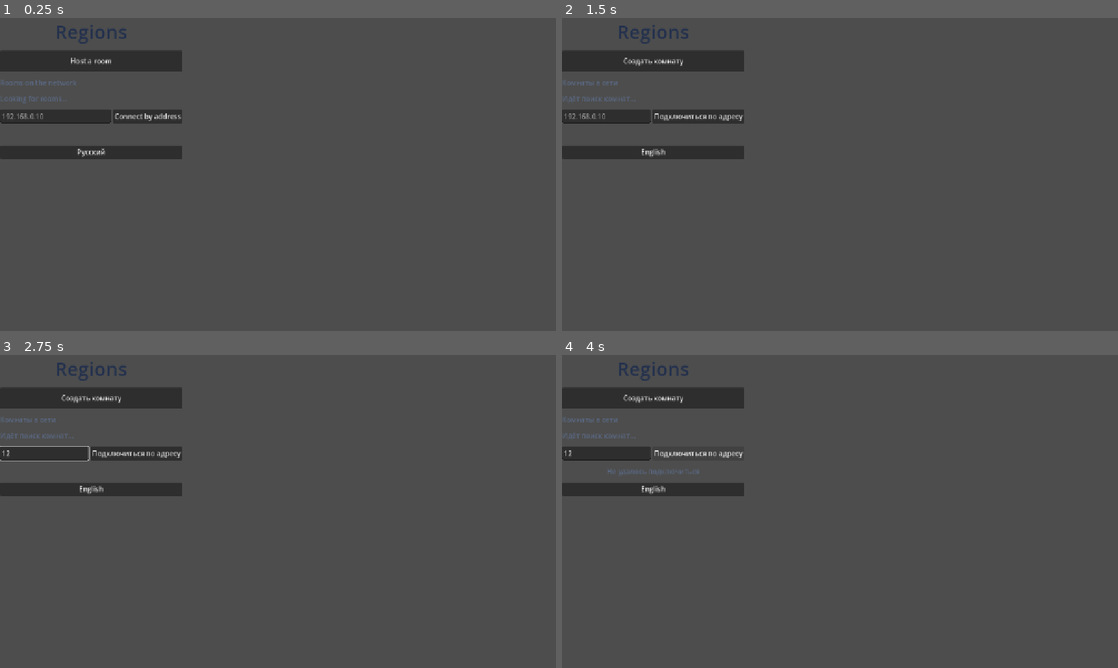
Above: before the commit, frames 1-4 (two rows, left to right).
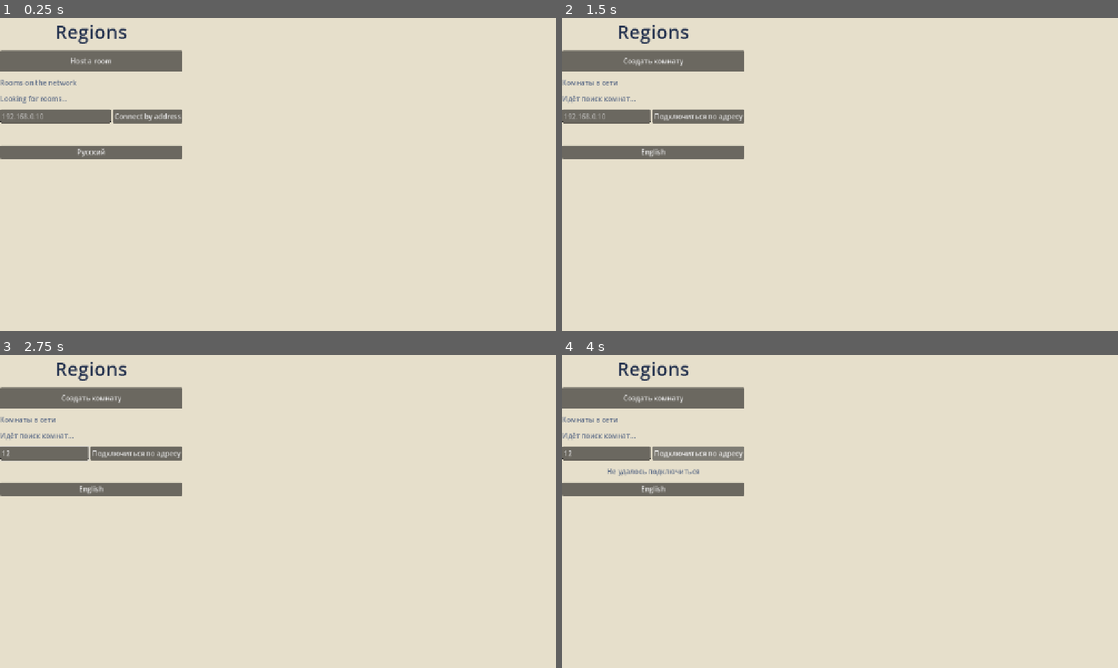
Above: after the commit, the same moments.

Repository: MatyanKass/regions-game
Game: Godot game, scene res://src/ui/main.tscn
Two runs of this game, one before a commit and one after it. Both use one fixed random seed, a clock stepped at 60 frames per second and the inputs below.
Inputs (mouse positions are in pixels of both pictures, inside the frame that each line leads up to):
- Up to frame 1 (0.25 s): no input
- Up to frame 2 (1.5 s): click (617, 115) at 0.52 s; type "12" at 0.6 s; click "Русский" at 1.25 s
- Up to frame 3 (2.75 s): click (44, 452) at 2.02 s; type "12" at 2.1 s
- Up to frame 4 (4 s): click "Создать комнату" at 2.75 s; click "Подключиться по адресу" at 3.5 s

The runs differ from the first frame. In frame 1, 100% of the frame differs, in the area x 0-100%, y 0-100%; in frame 2, 100%; in frame 3, 100%; in frame 4, 100%.

Commit message:
M4: Android build, UI polish and preview tooling
Android export preset and build scripts (APK builds and signs, 55 MB), paper
slots in the build menu so glyphs read, centred panels, stronger territory tint,
paper-coloured background. Adds a solo preview mode and a screenshot flag used to
check the look without a person at the window.

Diff:
--- a/project.godot
+++ b/project.godot
@@ -28,6 +28,13 @@
 renderer/rendering_method="gl_compatibility"
 renderer/rendering_method.mobile="gl_compatibility"
 
+; Off-map area reads as the darker edge of the sheet rather than engine grey.
+environment/defaults/default_clear_color=Color(0.902, 0.874, 0.796, 1)
+
+; Required for Android exports. The game draws with lines rather than textures, so this
+; costs nothing here beyond satisfying the exporter.
+textures/vram_compression/import_etc2_astc=true
+
 [input_devices]
 
 ; One code path for taps on a phone and clicks on a desktop during development.
--- a/src/net/net_match.gd
+++ b/src/net/net_match.gd
@@ -83,7 +83,7 @@
 	return true
 
 func leave() -> void:
-	if is_host and mode == Mode.PLAYING:
+	if is_host and mode == Mode.PLAYING and multiplayer.has_multiplayer_peer():
 		_host_closing.rpc()
 	discovery.stop_broadcast()
 	discovery.stop_listen()
@@ -101,6 +101,13 @@
 	_peer_of_player.clear()
 	_accumulator = 0.0
 
+# A match against nobody, for looking at the map while developing. It runs the very
+# same tick loop; it simply has no peer to talk to.
+func start_solo(seed_value: int) -> void:
+	leave()
+	is_host = true
+	_start_local(seed_value, 0)
+
 # --- Connection events -----------------------------------------------------------
 
 func _on_peer_connected(id: int) -> void:
@@ -207,7 +214,8 @@
 	var batch := PackedInt32Array(_pending)
 	_pending.clear()
 	_run_tick(batch, true)
-	_advance.rpc(state.tick_count, batch)
+	if multiplayer.has_multiplayer_peer():
+		_advance.rpc(state.tick_count, batch)
 	_hash_log[state.tick_count] = state.state_hash()
 	if _hash_log.size() > HASH_HISTORY:
 		var oldest: int = state.tick_count - HASH_HISTORY
@@ -264,7 +272,8 @@
 	if not is_host:
 		return
 	paused = value
-	_set_paused.rpc(value)
+	if multiplayer.has_multiplayer_peer():
+		_set_paused.rpc(value)
 	emit_signal("pause_changed", value)
 
 @rpc("authority", "call_remote", "reliable")
@@ -278,7 +287,7 @@
 	_local_focus = cell
 
 func _report_focus(delta: float) -> void:
-	if mode != Mode.PLAYING or _local_focus < 0:
+	if mode != Mode.PLAYING or _local_focus < 0 or not multiplayer.has_multiplayer_peer():
 		return
 	_focus_timer -= delta
 	if _focus_timer > 0.0:
--- a/src/ui/build_menu.gd
+++ b/src/ui/build_menu.gd
@@ -54,10 +54,24 @@
 			Balance.Building.BARRACKS, Balance.Building.MILITARY_BASE, Balance.Building.PORT]:
 		_grid.add_child(_make_slot(type))
 
+# Slots are paper on a slate frame, the way an inventory grid reads: the glyph has to
+# be dark ink on a light square or it disappears into the panel.
+static func _slot_style(bg: Color, border: Color) -> StyleBoxFlat:
+	var box := StyleBoxFlat.new()
+	box.bg_color = bg
+	box.border_color = border
+	box.set_border_width_all(2)
+	box.set_corner_radius_all(3)
+	return box
+
 func _make_slot(type: int) -> Button:
 	var data: Dictionary = Balance.BUILDINGS[type]
 	var slot := Button.new()
 	slot.custom_minimum_size = SLOT_SIZE
+	slot.add_theme_stylebox_override("normal", _slot_style(Ink.SLOT, Ink.SLOT_DARK))
+	slot.add_theme_stylebox_override("hover", _slot_style(Ink.SLOT.lightened(0.08), Ink.INK))
+	slot.add_theme_stylebox_override("pressed", _slot_style(Ink.SLOT.darkened(0.1), Ink.INK))
+	slot.add_theme_stylebox_override("disabled", _slot_style(Ink.SLOT.darkened(0.05), Ink.SLOT_DARK))
 	slot.tooltip_text = I18n.building_name(type)
 	slot.pressed.connect(func(): emit_signal("picked", type))
 
@@ -76,6 +90,7 @@
 	caption.mouse_filter = Control.MOUSE_FILTER_IGNORE
 	caption.horizontal_alignment = HORIZONTAL_ALIGNMENT_CENTER
 	caption.add_theme_font_size_override("font_size", 13)
+	caption.add_theme_color_override("font_color", Ink.INK)
 	caption.set_anchors_preset(Control.PRESET_BOTTOM_WIDE)
 	caption.offset_top = -44
 	caption.text = "%s\n%s" % [I18n.building_name(type), _price_text(data)]
--- a/src/ui/main.gd
+++ b/src/ui/main.gd
@@ -2,6 +2,8 @@
 extends Node
 
 var _screen: Node = null
+var _screenshot_path := ""
+var _shot_countdown := 45
 
 func _ready() -> void:
 	I18n.detect_language()
@@ -10,7 +12,44 @@
 	if args.has("--autoplay-host") or args.has("--autoplay-join"):
 		_start_autoplay(args.has("--autoplay-join"))
 		return
+	for arg in args:
+		if arg.begins_with("--shot="):
+			_screenshot_path = arg.substr(7)
+	if args.has("--preview") or not _screenshot_path.is_empty():
+		Net.start_solo(20260905)
+		_stock_preview()
+		return
 	_open_lobby()
+
+# Preview mode only: hand the player a small built-up region so the screenshot shows
+# what a match actually looks like instead of one empty cell.
+func _stock_preview() -> void:
+	var st := Net.state
+	if st == null:
+		return
+	var home := 0
+	for i in range(st.owner_of.size()):
+		if int(st.owner_of[i]) == 0:
+			home = i
+			break
+	var plan := [Balance.Building.HOUSE, Balance.Building.FACTORY, Balance.Building.BANK,
+		Balance.Building.MILITARY_BASE, Balance.Building.BARRACKS, Balance.Building.HOUSE]
+	var placed := 0
+	for dy in range(-1, 3):
+		for dx in range(-2, 3):
+			var x := home % st.width + dx
+			var y := home / st.width + dy
+			if not st.in_bounds(x, y):
+				continue
+			var cell := st.index_of(x, y)
+			if not st.is_land(cell):
+				continue
+			st.owner_of[cell] = 0
+			if placed < plan.size():
+				st.building_at[cell] = plan[placed]
+				placed += 1
+	st.coins[0] = 90 * Balance.UNIT
+	st.power[0] = 45 * Balance.UNIT
 
 # Headless self-play for tools/run_net_test.ps1. Never reached in a normal run.
 func _start_autoplay(joining: bool) -> void:
@@ -36,6 +75,25 @@
 	_screen = screen
 	add_child(screen)
 
+# Development helper: render a few frames, save a PNG and quit, so the look of the
+# game can be checked without a person sitting in front of the window.
+func _process(_delta: float) -> void:
+	if _screenshot_path.is_empty():
+		return
+	_shot_countdown -= 1
+	if _shot_countdown == 25 or _shot_countdown == 23:
+		var touch := InputEventScreenTouch.new()
+		touch.index = 0
+		touch.position = get_viewport().get_visible_rect().size * 0.5
+		touch.pressed = _shot_countdown == 25
+		Input.parse_input_event(touch)
+	if _shot_countdown > 0:
+		return
+	var image := get_viewport().get_texture().get_image()
+	image.save_png(_screenshot_path)
+	_screenshot_path = ""
+	get_tree().quit(0)
+
 func _notification(what: int) -> void:
 	if what == NOTIFICATION_WM_CLOSE_REQUEST:
 		Net.leave()
--- a/src/ui/map_view.gd
+++ b/src/ui/map_view.gd
@@ -72,7 +72,7 @@
 		if owner_id == GameState.NEUTRAL:
 			continue
 		var pen := Ink.pen_of(owner_id)
-		var tint := Color(pen.r, pen.g, pen.b, 0.13)
+		var tint := Color(pen.r, pen.g, pen.b, 0.22)
 		draw_rect(cell_rect(i), tint, true)
 
 	# Borders are drawn per edge so a territory reads as one outlined shape, the way a
--- a/src/ui/match_screen.gd
+++ b/src/ui/match_screen.gd
@@ -48,7 +48,7 @@
 	add_child(map_view)
 
 	camera = Camera2D.new()
-	camera.zoom = Vector2(0.9, 0.9)
+	camera.zoom = Vector2(0.75, 0.75)
 	add_child(camera)
 	camera.make_current()
 	_centre_on_home()
@@ -142,6 +142,8 @@
 
 	_build_menu = BuildMenu.new()
 	_build_menu.set_anchors_preset(Control.PRESET_CENTER)
+	_build_menu.grow_horizontal = Control.GROW_DIRECTION_BOTH
+	_build_menu.grow_vertical = Control.GROW_DIRECTION_BOTH
 	_build_menu.visible = false
 	_build_menu.picked.connect(_on_build_picked)
 	_build_menu.closed.connect(func(): _build_menu.visible = false)
@@ -150,6 +152,8 @@
 	_overlay = PanelContainer.new()
 	_overlay.add_theme_stylebox_override("panel", _panel_style(Color(0.98, 0.96, 0.90, 0.97)))
 	_overlay.set_anchors_preset(Control.PRESET_CENTER)
+	_overlay.grow_horizontal = Control.GROW_DIRECTION_BOTH
+	_overlay.grow_vertical = Control.GROW_DIRECTION_BOTH
 	_overlay.visible = false
 	_hud.add_child(_overlay)
 	var overlay_box := VBoxContainer.new()
Not shown, added: export_presets.cfg
Not shown, added: src/net/autoplay.gd.uid
Not shown, changed: .gitignore
Not shown, changed: README.md
Not shown, added: tools/build_apk.ps1
Not shown, added: tools/setup_android.ps1
